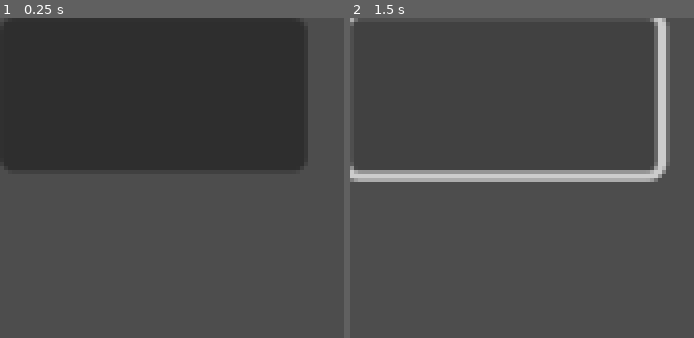
Above: before the commit, frames 1-2 (left to right).
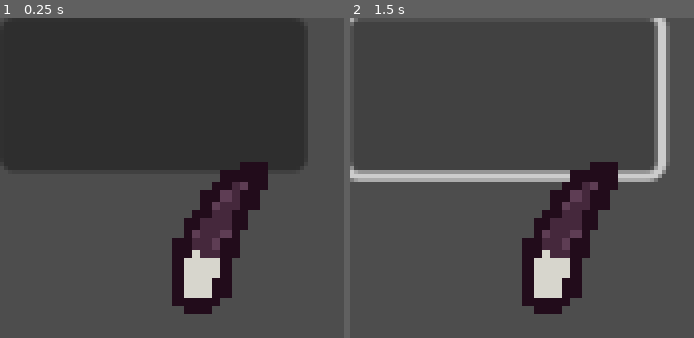
Above: after the commit, the same moments.

Repository: vincentcmartinez/holdit
Game: Godot game, scene res://src/menus/fixpopup.tscn
Same seed, same stepped clock (60 frames per second), same inputs: the game is played once before the commit and once after it. This scene is started directly instead of the project's main scene.
Inputs (mouse positions are in pixels of both pictures, inside the frame that each line leads up to):
- Up to frame 1 (0.25 s): no input
- Up to frame 2 (1.5 s): click (504, 94) at 0.5 s; click (504, 94) at 1.25 s

The runs differ from the first frame. In frame 1, 7.2% of the frame differs, in the area x 50-78%, y 45-93%; in frame 2, 7.2%.
Error in both runs: Invalid call. Nonexistent function 'fix' in base 'Nil'. (res://src/menus/fixpopup.gd:24)

Commit message:
broke some stuff

Diff:
--- /dev/null
+++ b/hold-it!/dino_rightleg.tscn
@@ -0,0 +1,6 @@
+[gd_scene load_steps=2 format=3 uid="uid://ca5t7peapsg5m"]
+
+[ext_resource type="Script" path="res://src/toys/toy_part.gd" id="1_p2i68"]
+
+[node name="ToyPart" type="Node2D"]
+script = ExtResource("1_p2i68")
--- a/hold-it!/src/menus/partbutton.tscn
+++ b/hold-it!/src/menus/partbutton.tscn
@@ -17,7 +17,6 @@
 script = ExtResource("1_udbwr")
 
 [node name="TextureRect" type="TextureRect" parent="."]
-visible = false
 layout_mode = 1
 anchors_preset = 15
 anchor_right = 1.0
--- a/hold-it!/src/toys/toy_part.gd
+++ b/hold-it!/src/toys/toy_part.gd
@@ -26,6 +26,7 @@
 	if invalid_part_sprite:
 		invalid_part_sprite.show()
 	return
+
 # Called every frame. 'delta' is the elapsed time since the previous frame.
 func _process(delta: float) -> void:
 	pass
Binary file added: hold-it!/src/sprites/toys/dino/dino_base.PNG
Not shown, added: hold-it!/src/sprites/toys/dino/dino_base.PNG.import
Binary file added: hold-it!/src/sprites/toys/dino/dino_leftarm.PNG
Not shown, added: hold-it!/src/sprites/toys/dino/dino_leftarm.PNG.import
Binary file added: hold-it!/src/sprites/toys/dino/dino_rightarm.PNG
Not shown, added: hold-it!/src/sprites/toys/dino/dino_rightarm.PNG.import
Binary file added: hold-it!/src/sprites/toys/dino/dino_rightleg.PNG
Not shown, added: hold-it!/src/sprites/toys/dino/dino_rightleg.PNG.import
Binary file added: hold-it!/src/sprites/toys/dino/dino_tail.PNG
Not shown, added: hold-it!/src/sprites/toys/dino/dino_tail.PNG.import
Binary file added: hold-it!/src/sprites/toys/dino/dino_teeth.PNG
Not shown, added: hold-it!/src/sprites/toys/dino/dino_teeth.PNG.import
(and 10 more such lines)
